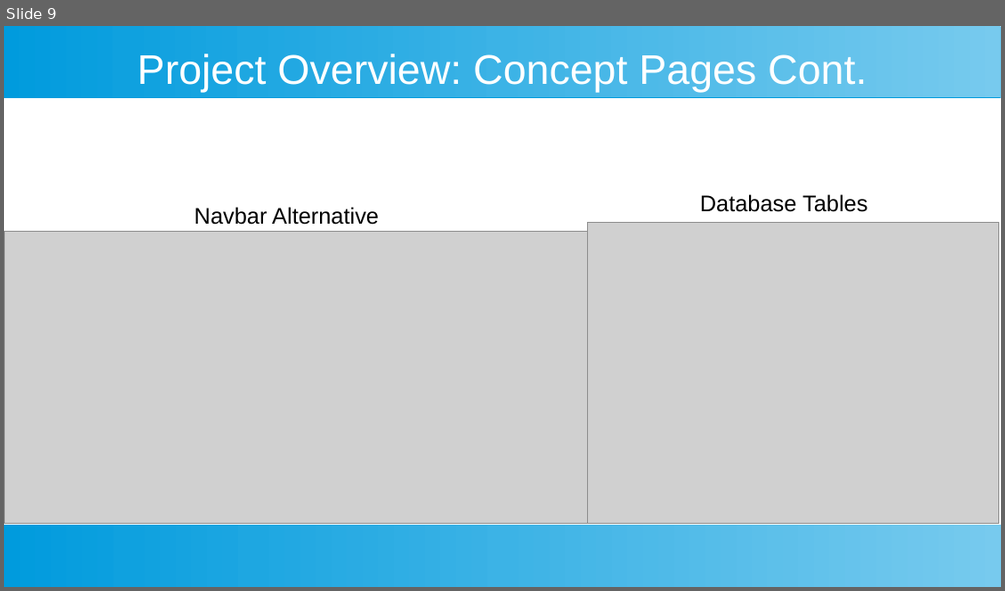
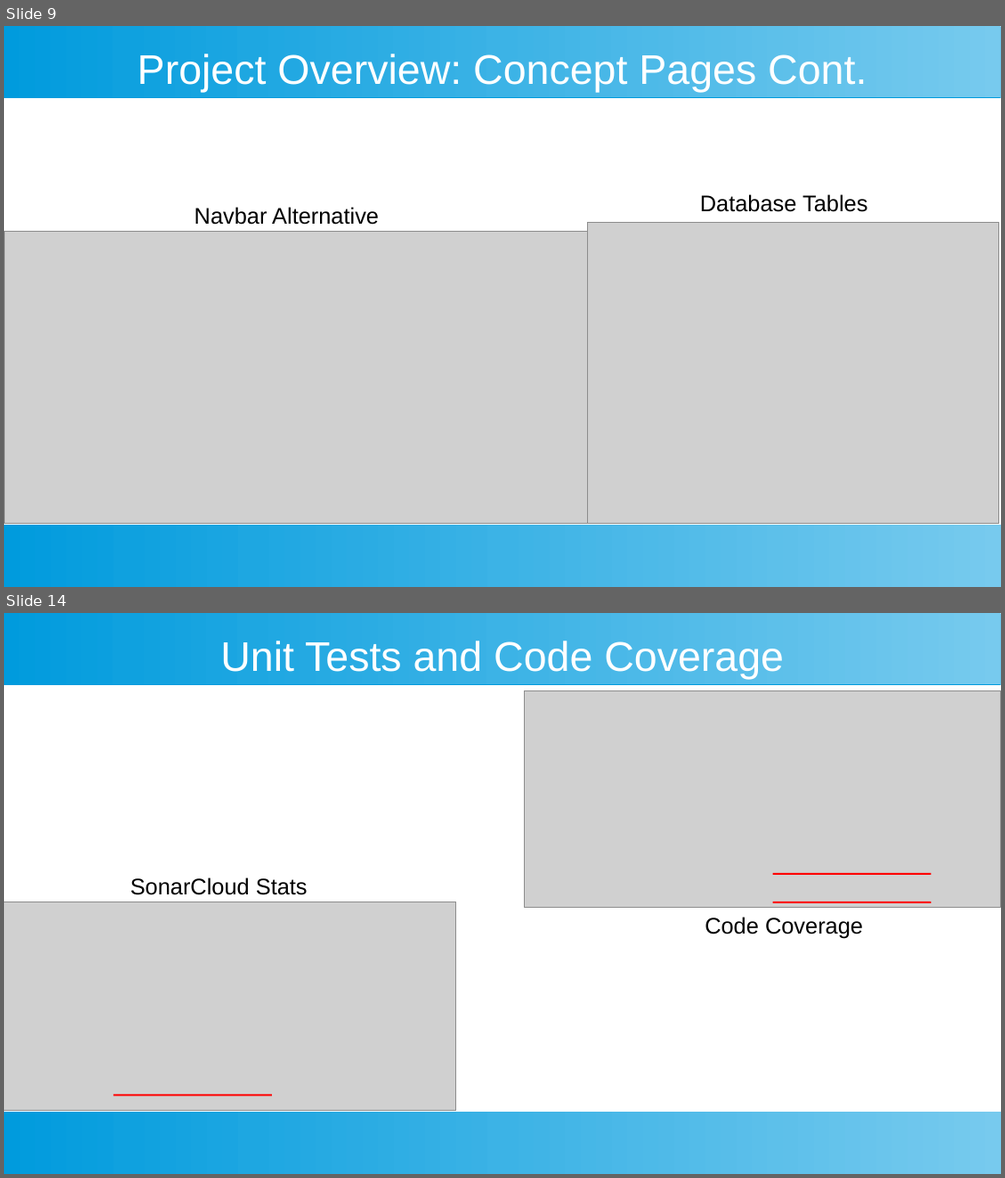
Before and after one commit to cookbook-com/cookbook, a slide deck: Presentation.odp. Shown one above the other, each under a label of ours: slide 9 before the commit, slides 9 and 14 after it; the slides between them are not shown. The pictures are 1005x591 and 1005x1178 pixels, drawn with LibreOffice and Linux fonts; fonts in the diff are those of the drawing; grey boxes stand for pictures. Boxes give left, top, right and bottom in pixels: in the first picture for what was removed or moved away, otherwise in the second. Text is boxed around its words. In the diff, an @@ line names an element or a change of style, - is before the commit and + after.

```diff
--- a/Presentation.odp
+++ b/Presentation.odp
@@ slide 14 added at box(4, 613, 1001, 1174), background #FFFFFF; not listed: 2 template elements that a slide beside it also shows @@
@@ title added at box(220, 641, 784, 679), 33 pt, text #FFFFFF @@
+Unit Tests and Code Coverage
@@ picture added at box(524, 690, 1001, 907) @@
@@ text added at box(130, 877, 307, 895), 18 pt, text #000000 @@
+SonarCloud Stats
@@ line added from (931, 874) to (773, 874), #FF0000 1.42 pt @@
@@ picture added at box(4, 901, 456, 1111) @@
@@ line added from (931, 902) to (773, 902), #FF0000 1.42 pt @@
@@ text added at box(704, 916, 863, 939), 18 pt, text #000000 @@
+Code Coverage
@@ line added from (272, 1095) to (113, 1095), #FF0000 1.42 pt @@
```
Also in this commit, not shown: 8 other slides added, 2 other files.
